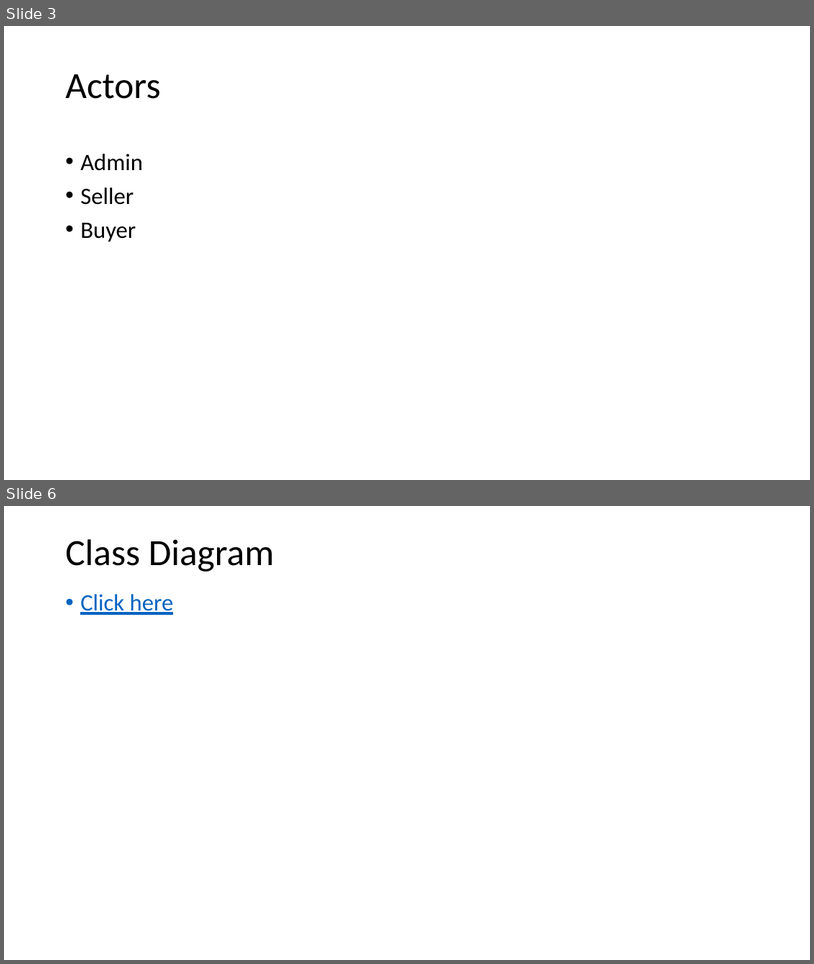
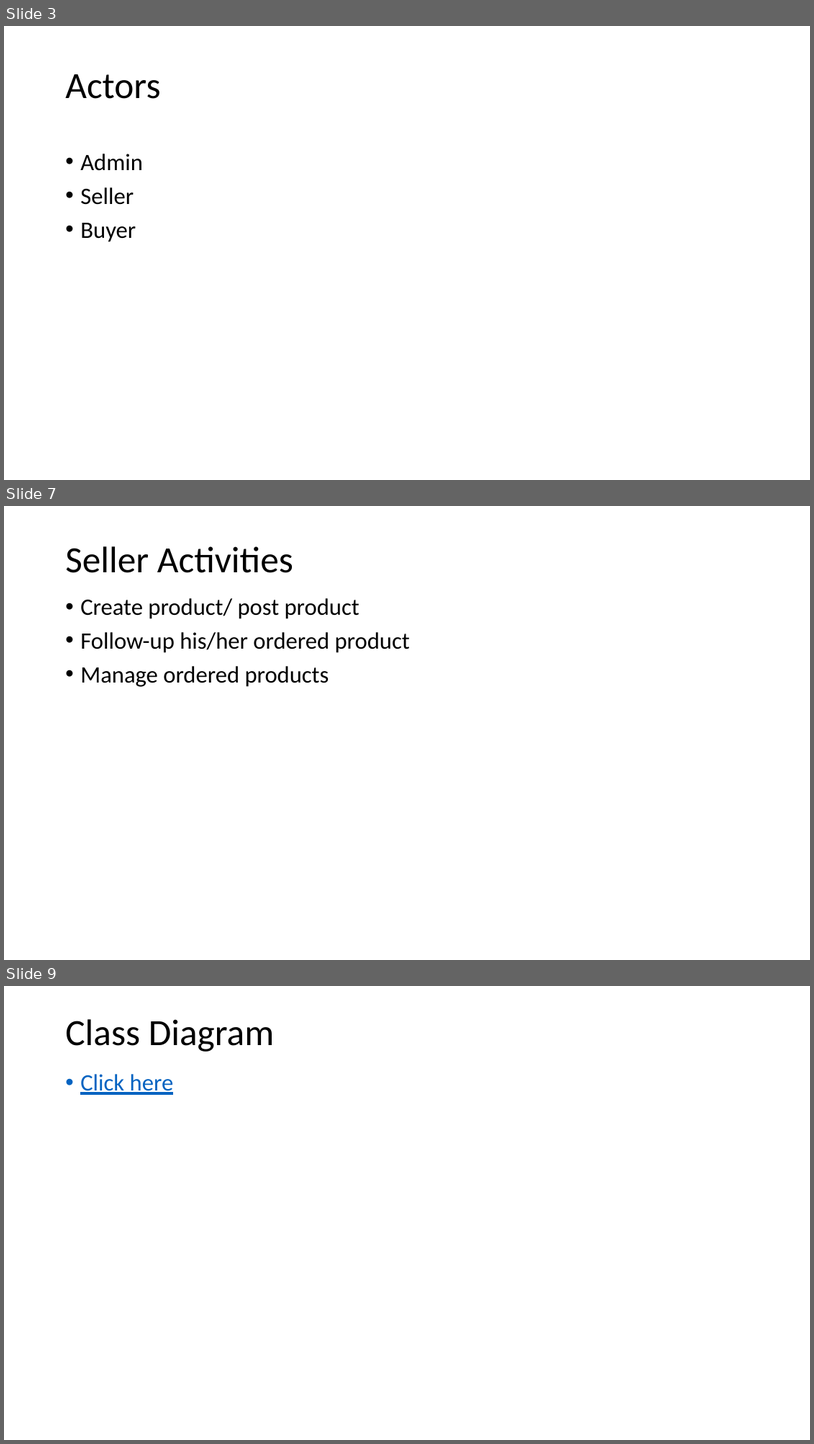
Before and after one commit to Ghebrehiywet/eShopper, a slide deck: docs/Presentation/eShopper Presentation.pptx. Shown one above the other, each under a label of ours: slides 3 and 6 before the commit, slides 3, 7 and 9 after it; the slides between them are not shown. The pictures are 814x964 and 814x1444 pixels, drawn with LibreOffice and Linux fonts; fonts in the diff are those of the drawing. Boxes give left, top, right and bottom in pixels: in the first picture for what was removed or moved away, otherwise in the second. Text is boxed around its words. In the diff, an @@ line names an element or a change of style, - is before the commit and + after.

```diff
--- a/docs/Presentation/eShopper Presentation.pptx
+++ b/docs/Presentation/eShopper Presentation.pptx
@@ slide 7 added at box(4, 506, 810, 960), background #FFFFFF @@
@@ title added at box(65, 546, 293, 573), 44 pt, text #000000 @@
+Seller Activities
@@ text added at box(80, 598, 410, 687), 28 pt, text #000000 @@
+• Create product/ post product
+• Follow-up his/her ordered product
+• Manage ordered products
@@ what was slide 6 is now slide 9 @@
```
Also in this commit, not shown: 4 slides changed, 5 other slides added, 8 other files.
